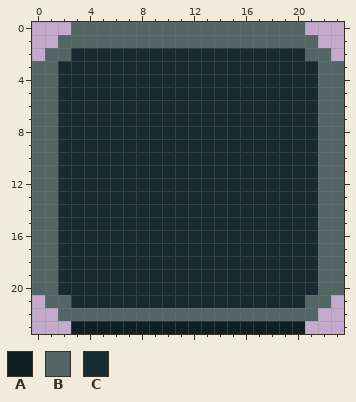
Pixel-art file, stored at assets/source/aseprite/ui_inset.aseprite. The first picture shows the starting point.
24x24 pixels, 1 frame.
Visible layers, top first: "Flat center - nine slice", "Beveled pixel border".
Palette (. is transparent): A #101f24  B #536564  C #172b30
Pixels before, first column x 0:
 0 ...BBBBBBBBBBBBBBBBBB...
 1 ..BBBBBBBBBBBBBBBBBBBB..
 2 .BBCCCCCCCCCCCCCCCCCCBB.
 3 BBCCCCCCCCCCCCCCCCCCCCBB
 4 BBCCCCCCCCCCCCCCCCCCCCBB
 5 BBCCCCCCCCCCCCCCCCCCCCBB
 6 BBCCCCCCCCCCCCCCCCCCCCBB
 7 BBCCCCCCCCCCCCCCCCCCCCBB
 8 BBCCCCCCCCCCCCCCCCCCCCBB
 9 BBCCCCCCCCCCCCCCCCCCCCBB
10 BBCCCCCCCCCCCCCCCCCCCCBB
11 BBCCCCCCCCCCCCCCCCCCCCBB
12 BBCCCCCCCCCCCCCCCCCCCCBB
13 BBCCCCCCCCCCCCCCCCCCCCBB
14 BBCCCCCCCCCCCCCCCCCCCCBB
15 BBCCCCCCCCCCCCCCCCCCCCBB
16 BBCCCCCCCCCCCCCCCCCCCCBB
17 BBCCCCCCCCCCCCCCCCCCCCBB
18 BBCCCCCCCCCCCCCCCCCCCCBB
19 BBCCCCCCCCCCCCCCCCCCCCBB
20 BBCCCCCCCCCCCCCCCCCCCCBB
21 .BBCCCCCCCCCCCCCCCCCCBB.
22 ..BBBBBBBBBBBBBBBBBBBB..
23 ...AAAAAAAAAAAAAAAAAA...
After the commit:
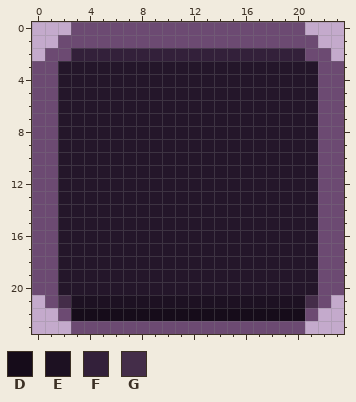
Colours new in this view: D #160c1a  E #1d1122  F #33203a  G #442d49
The edit:
layer "Gloss and drop edge" added
colour B: #536564 -> #6c4a72
colour C: #172b30 -> #24162a
Changed rows in their new state; - is a pixel that keeps its letter.
Layers "Gloss and drop edge", "Beveled pixel border":
first column x 3:
 2 FFFFFFFFFFFFFFFFFF
first column x 2:
21 GEEEEEEEEEEEEEEEEEEG
22 -DDDDDDDDDDDDDDDDDD-
23 -BBBBBBBBBBBBBBBBBB-
